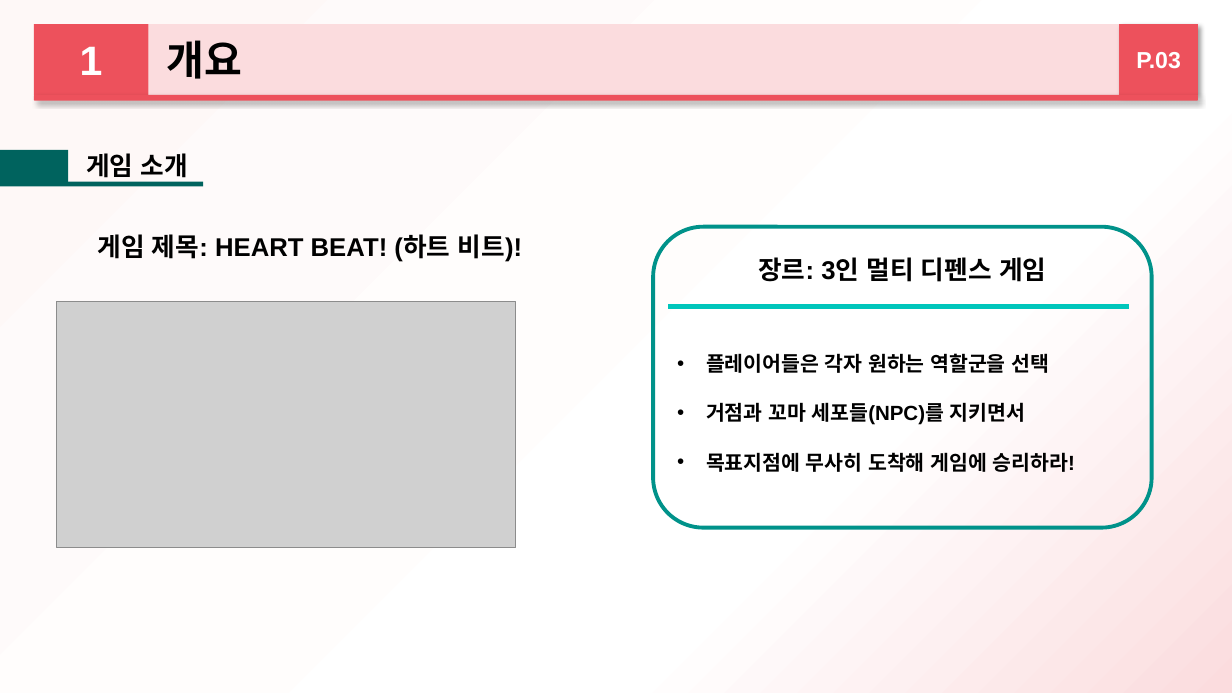
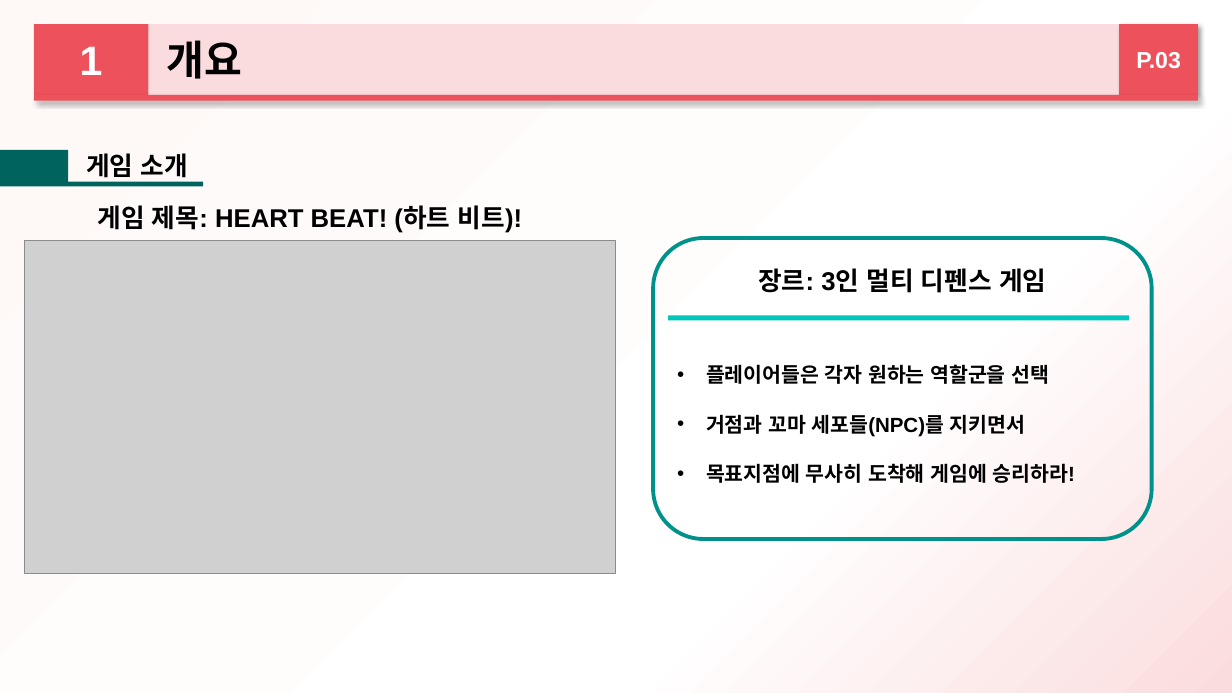
Before and after one commit to 2015184012Bang/KPU_TeamProject, a slide deck: slide 3 of ProjectPlan/중간발표/하트비트_방종혁_장규현_김명규.pptx. Drawn at 1232x693 pixels with LibreOffice and Linux fonts; fonts in the diff are those of the drawing; grey boxes stand for pictures. Boxes give left, top, right and bottom in pixels: in the first picture for what was removed or moved away, otherwise in the second. Text is boxed around its words. In the diff, an @@ line names an element or a change of style, - is before the commit and + after.

```diff
--- a/ProjectPlan/중간발표/하트비트_방종혁_장규현_김명규.pptx
+++ b/ProjectPlan/중간발표/하트비트_방종혁_장규현_김명규.pptx
@@ text "게임 제목: HEART BEAT! (하트 ...": place and size @@
-text "게임 제목: HEART BEAT! (하트 ..." at <box>98,234,523,262</box>
+text "게임 제목: HEART BEAT! (하트 ..." at <box>98,205,523,233</box>
@@ 2 texts, 1 rectangle, 1 rounded rectangle: place and size @@
-2 texts, 1 rectangle, 1 rounded rectangle at <box>653,226,1153,528</box>
+2 texts, 1 rectangle, 1 rounded rectangle at <box>653,238,1153,540</box>
@@ picture: place and size @@
-picture at <box>56,301,516,548</box>
+picture at <box>25,240,616,573</box>
```
